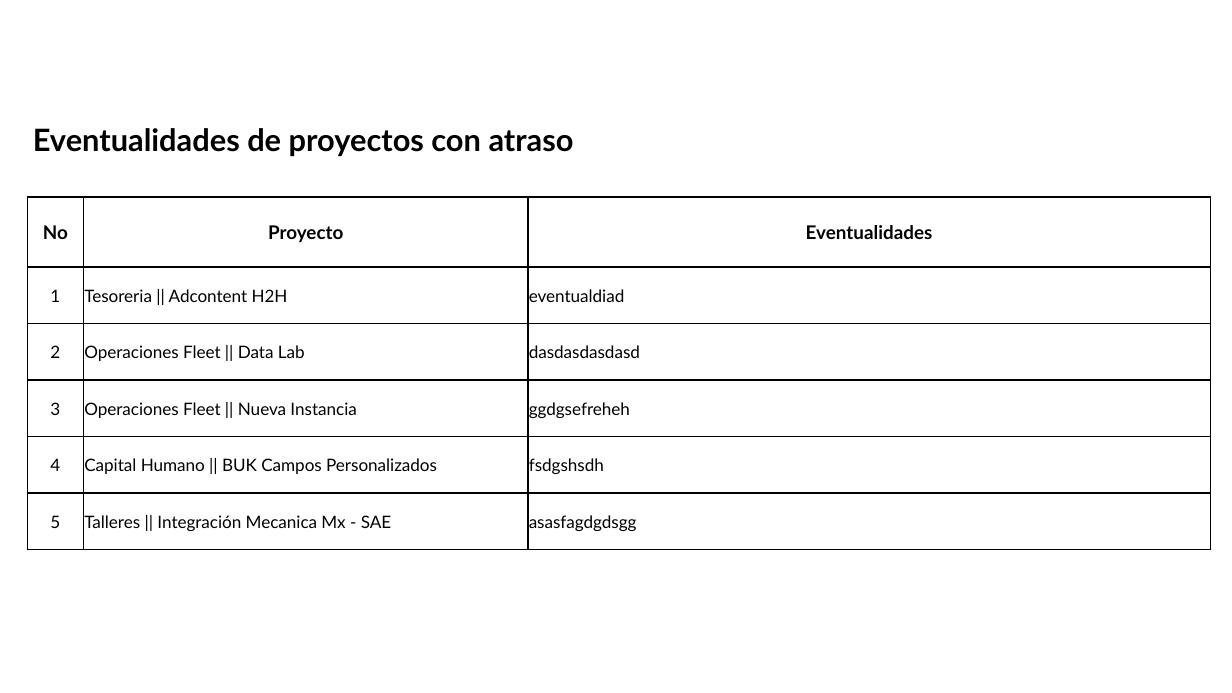
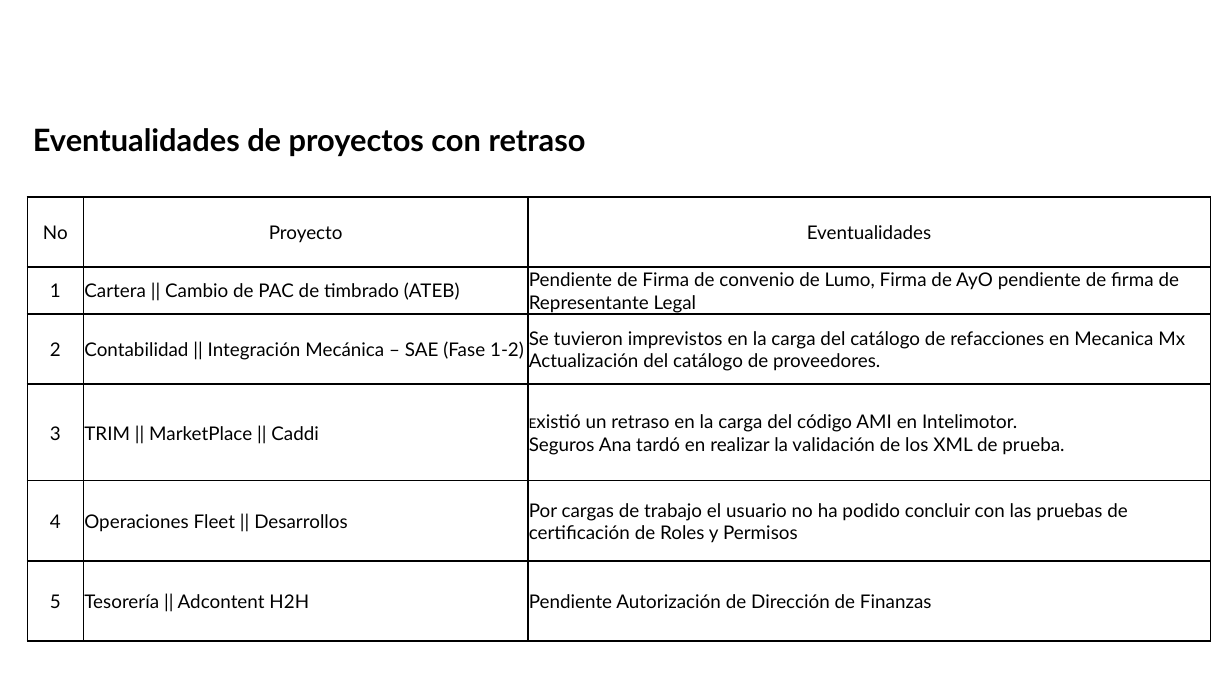
Before and after one commit to DTI-Dashboard/Proyectos, a slide deck: slide 3 of cierre_base.pptx. Drawn at 1232x693 pixels with LibreOffice and Linux fonts; fonts in the diff are those of the drawing; background and template pictures are left out. Boxes give left, top, right and bottom in pixels: in the first picture for what was removed or moved away, otherwise in the second. Text is boxed around its words. In the diff, an @@ line names an element or a change of style, - is before the commit and + after.

```diff
--- a/cierre_base.pptx
+++ b/cierre_base.pptx
@@ text at <box>33,128,586,156</box>: text changed @@
-Eventualidades de proyectos con atraso
+Eventualidades de proyectos con retraso
@@ table at <box>27,197,1211,642</box> @@
-row 2, column 2: Tesoreria || Adcontent H2H
+row 2, column 2: Cartera || Cambio de PAC de timbrado (ATEB)
-row 2, column 3: eventualdiad
+row 2, column 3: Pendiente de Firma de convenio de Lumo, Firma de AyO pendiente de firma de Representante Legal
-row 3, column 2: Operaciones Fleet || Data Lab
+row 3, column 2: Contabilidad || Integración Mecánica – SAE (Fase 1-2)
-row 3, column 3: dasdasdasdasd
+row 3, column 3: Se tuvieron imprevistos en la carga del catálogo de refacciones en Mecanica Mx / Actualización del catálogo de proveedores.
-row 4, column 2: Operaciones Fleet || Nueva Instancia
+row 4, column 2: TRIM || MarketPlace || Caddi
-row 4, column 3: ggdgsefreheh
+row 4, column 3: Existió un retraso en la carga del código AMI en Intelimotor. / Seguros Ana tardó en realizar la validación de los XML de prueba.
-row 5, column 2: Capital Humano || BUK Campos Personalizados
+row 5, column 2: Operaciones Fleet || Desarrollos
-row 5, column 3: fsdgshsdh
+row 5, column 3: Por cargas de trabajo el usuario no ha podido concluir con las pruebas de certificación de Roles y Permisos
-row 6, column 2: Talleres || Integración Mecanica Mx - SAE
+row 6, column 2: Tesorería || Adcontent H2H
-row 6, column 3: asasfagdgdsgg
+row 6, column 3: Pendiente Autorización de Dirección de Finanzas
@@ bold off in "No", "Proyecto", "Eventualidades" @@
@@ size 10 to 11 pt in "1", "2", "3", "4" and 1 more places @@
```
Also in this commit, not shown: 2 other slides changed.
